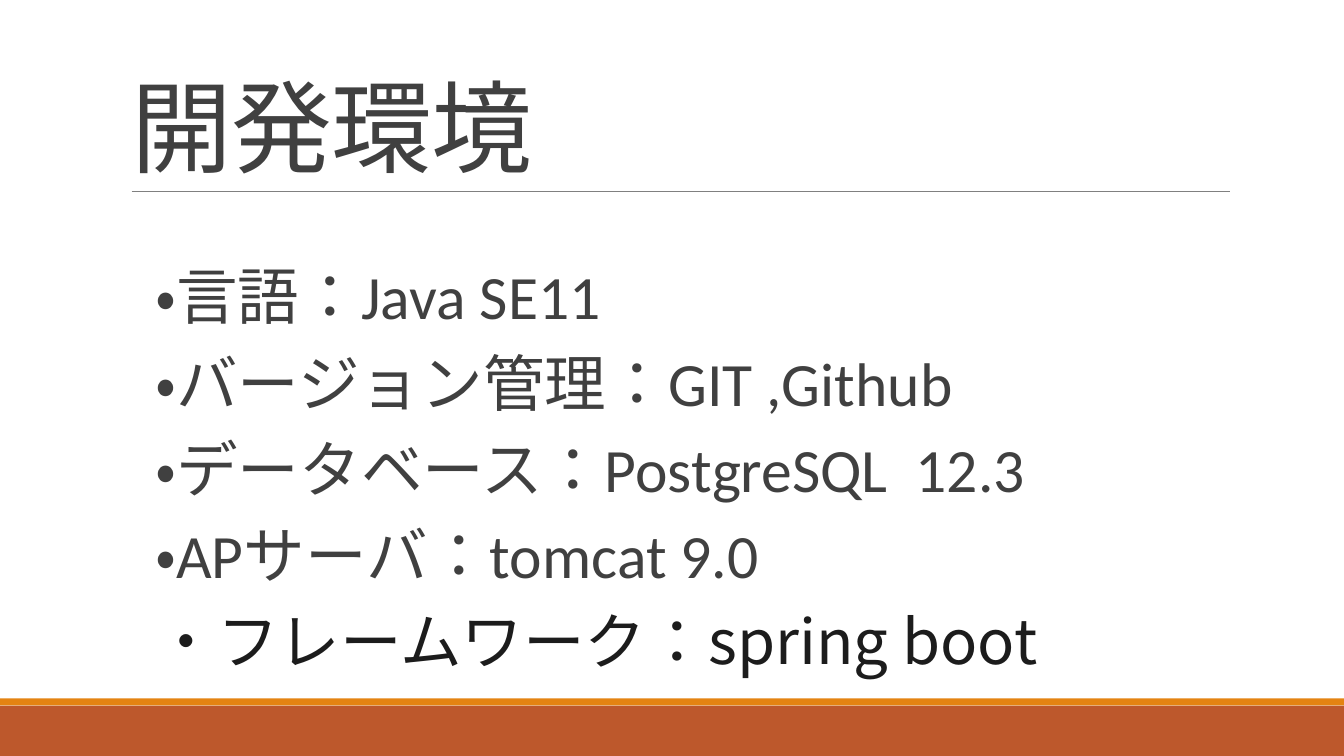
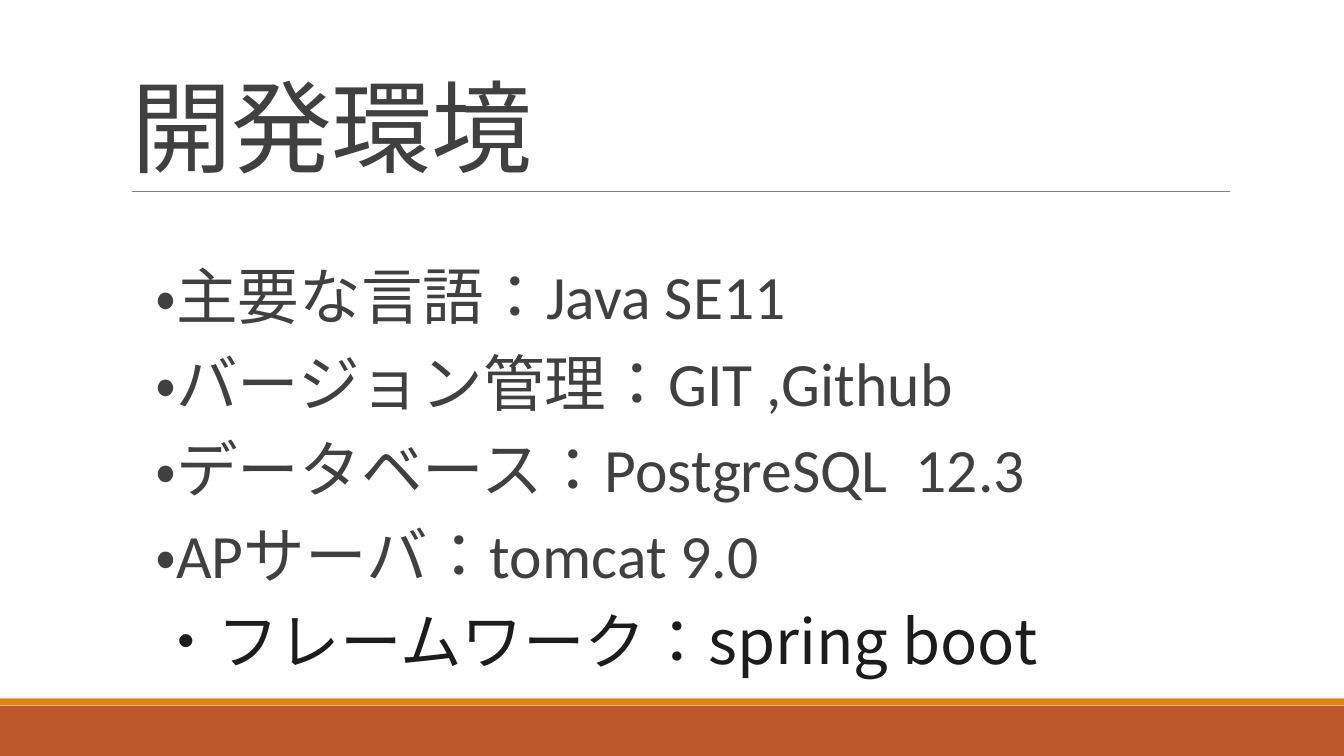
Before and after one commit to ShunjiYamamoto/groupA, a slide deck: slide 6 of 9.発表資料/グループ開発_Aグループ発表資料.pptx. Drawn at 1344x756 pixels with LibreOffice and Linux fonts; fonts in the diff are those of the drawing. Boxes give left, top, right and bottom in pixels: in the first picture for what was removed or moved away, otherwise in the second. Text is boxed around its words. In the diff, an @@ line names an element or a change of style, - is before the commit and + after.

```diff
--- a/9.発表資料/グループ開発_Aグループ発表資料.pptx
+++ b/9.発表資料/グループ開発_Aグループ発表資料.pptx
@@ text at <box>155,267,786,324</box>: text changed @@
-  ・言語：Java SE11
+  ・主要な言語：Java SE11
```
Also in this commit, not shown: 5 other slides changed.
